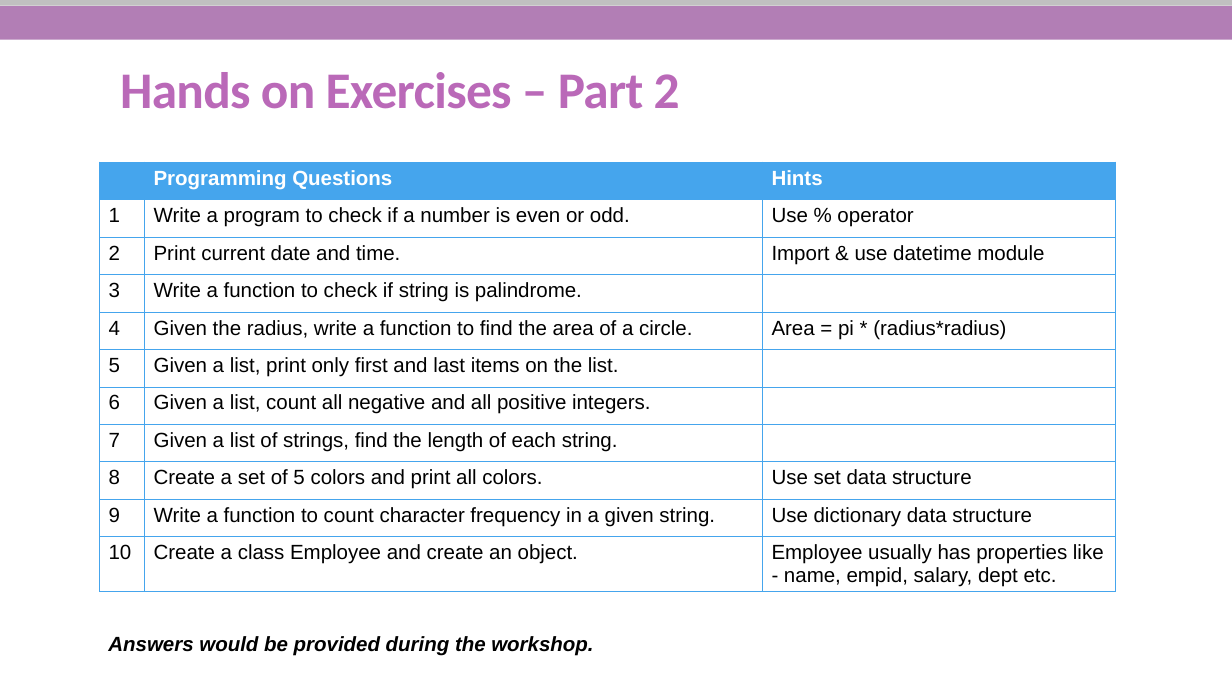
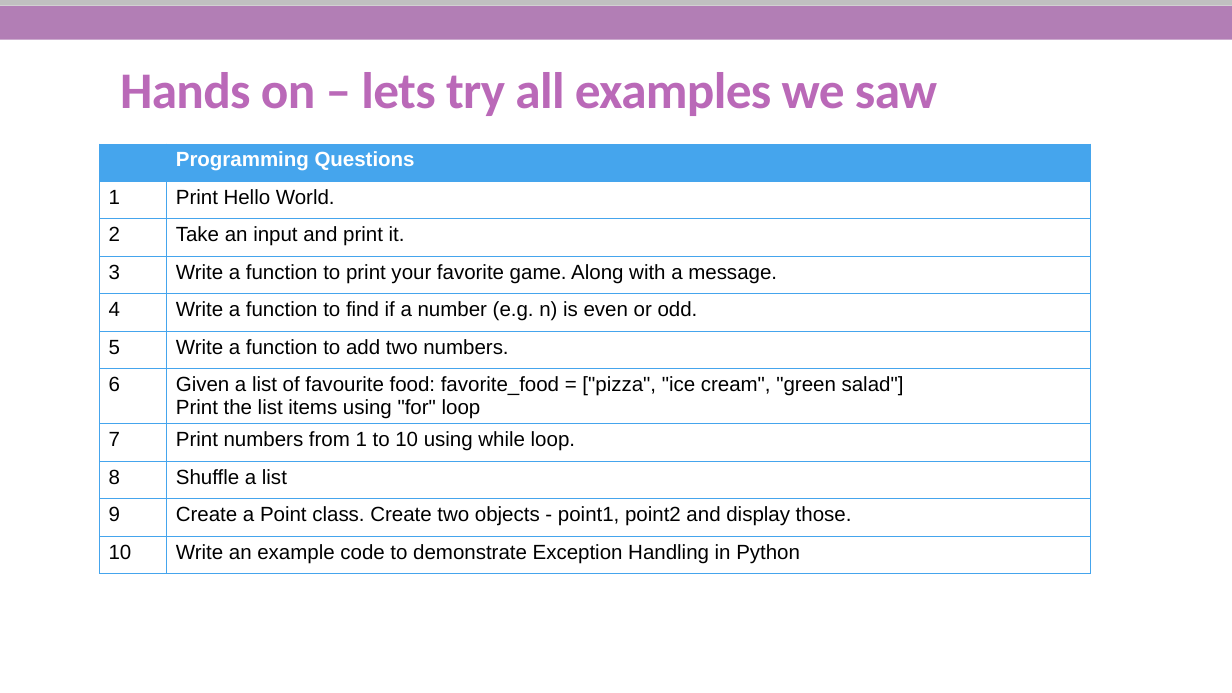
Before and after one commit to She-Codes-Now/Intro-to-Python, a slide deck: slide 31 of Python-SheCodesNow_updated.pptx. Drawn at 1232x693 pixels with LibreOffice and Linux fonts; fonts in the diff are those of the drawing; background and template pictures are left out. Boxes give left, top, right and bottom in pixels: in the first picture for what was removed or moved away, otherwise in the second. Text is boxed around its words. In the diff, an @@ line names an element or a change of style, - is before the commit and + after.

Commit message:
Updated

```diff
--- a/Python-SheCodesNow_updated.pptx
+++ b/Python-SheCodesNow_updated.pptx
@@ title at (x1=120, y1=72, x2=937, y2=116): text changed @@
-Hands on Exercises – Part 2
+Hands on – lets try all examples we saw
@@ table at (x1=99, y1=144, x2=1090, y2=578) @@
-column 2: Programming Questions | Write a program to check if a number is even or odd. | Print current date and time. | Write a function to check if string is palindrome. | Given the radius, write a function to find the area of a circle. | Given a list, print only first and last items on the list. | Given a list, count all negative and all positive integers. | Given a list of strings, find the length of each string. | Create a set of 5 colors and print all colors. | Write a function to count character frequency in a given string. | Create a class Employee and create an object.
-column 3: Hints | Use % operator | Import & use datetime module |  | Area = pi * (radius*radius) |  |  |  | Use set data structure | Use dictionary data structure | Employee usually has properties like - name, empid, salary, dept etc.
+column 2: Programming Questions | Print Hello World. | Take an input and print it. | Write a function to print your favorite game. Along with a message. | Write a function to find if a number (e.g. n) is even or odd. | Write a function to add two numbers. | Given a list of favourite food: favorite_food = ["pizza", "ice cream", "green salad"] / Print the list items using "for" loop | Print numbers from 1 to 10 using while loop. | Shuffle a list | Create a Point class. Create two objects - point1, point2 and display those. | Write an example code to demonstrate Exception Handling in Python
@@ table resized from (x1=99, y1=162, x2=1116, y2=595) to (x1=99, y1=144, x2=1090, y2=578) @@
@@ text removed at (x1=108, y1=636, x2=593, y2=656) @@
-Answers would be provided during the workshop.
```
Also in this commit, not shown: 12 other slides changed, 3 slides added, 12 slides removed.
